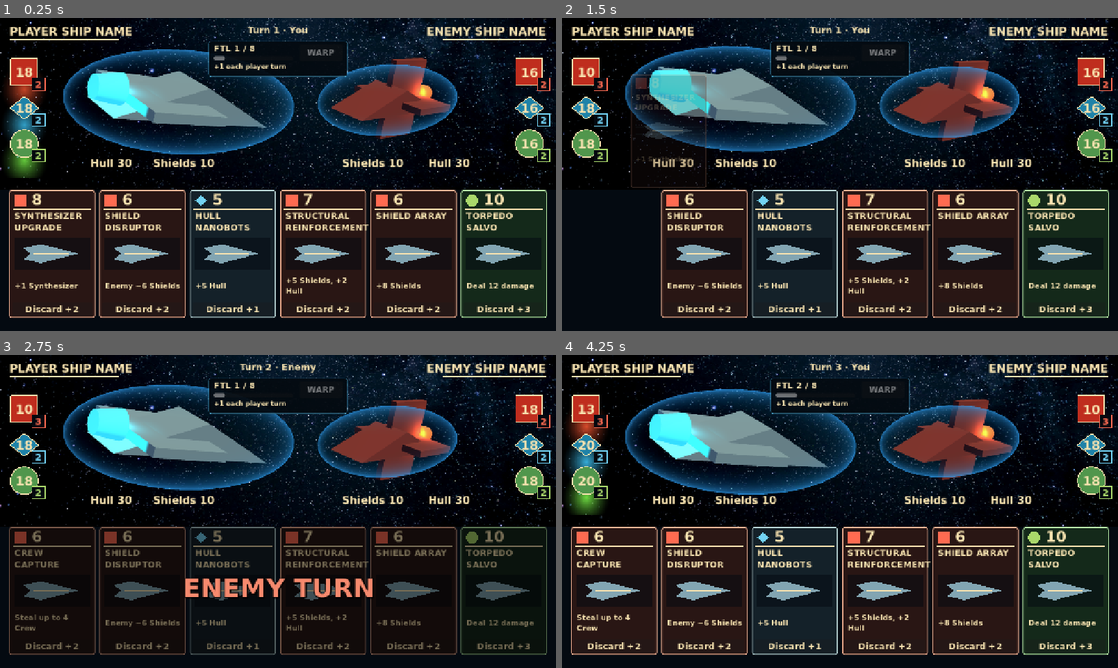
Above: before the commit, frames 1-4 (two rows, left to right).
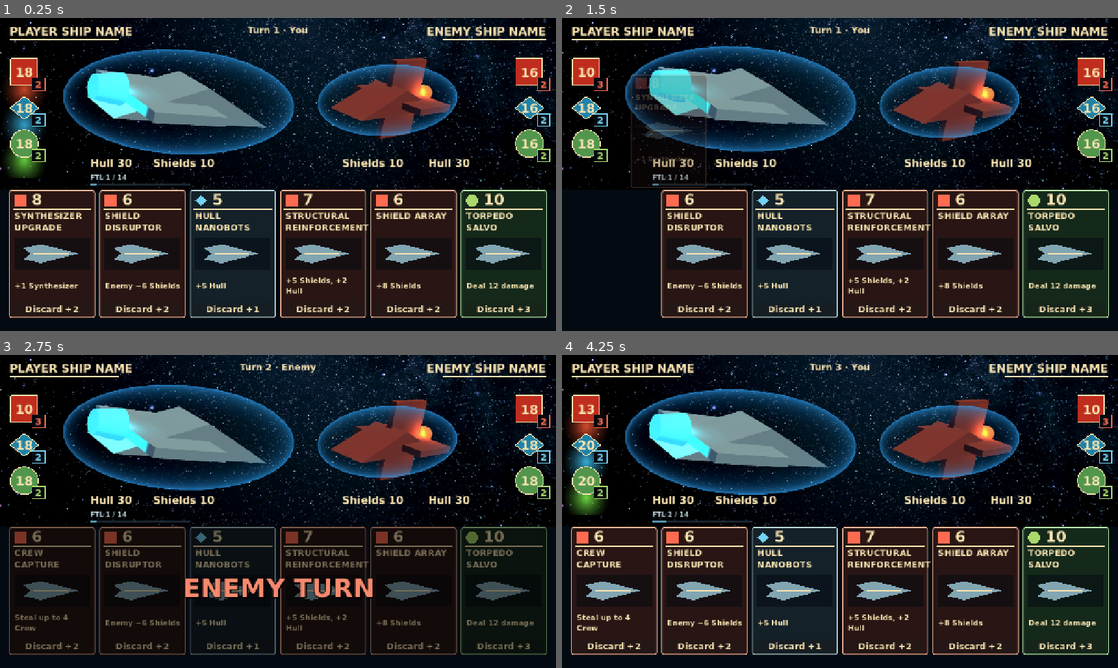
Above: after the commit, the same moments.

Repository: RPGMaster2000/arcospace
Game: Godot game, scene res://scenes/board_3d.tscn
Same seed, same stepped clock (60 frames per second), same inputs: the game is played once before the commit and once after it.
Inputs (mouse positions are in pixels of both pictures, inside the frame that each line leads up to):
- Up to frame 1 (0.25 s): no input
- Up to frame 2 (1.5 s): click "8" at 0.5 s; move the mouse to (962, 158) at 1.27 s; click (962, 158) at 1.42 s
- Up to frame 3 (2.75 s): drag from (166, 527) to (250, 574) at 2.02 s
- Up to frame 4 (4.25 s): move the mouse to (895, 442) at 2.77 s; click (895, 442) at 2.92 s; drag from (812, 574) to (673, 464) at 3.52 s

The runs differ from the first frame. In frame 1, 1.4% of the frame differs, in the area x 16-63%, y 7-54%; in frame 2, 1.4%; in frame 3, 1.4%; in frame 4, 1.4%.

Commit message:
Make FTL display subtle, charge in 14 turns and document tuning values

Diff:
--- a/scenes/board.tscn
+++ b/scenes/board.tscn
@@ -706,7 +706,7 @@
 text = "Hull 30"
 
 [node name="HandRule" type="Line2D" parent="." unique_id=187637948]
-position = Vector2(0, 16)
+position = Vector2(0, 32)
 points = PackedVector2Array(24, 359, 692.4546, 358.99997, 1256, 359)
 width = 1.0
 antialiased = true
@@ -1052,3 +1052,4 @@
 script = ExtResource("FTL")
 
 [node name="FTLPanel" parent="." instance=ExtResource("FTLPanel")]
+layout_mode = 1
--- a/scenes/ftl_panel.tscn
+++ b/scenes/ftl_panel.tscn
@@ -1,59 +1,49 @@
 [gd_scene format=3]
 
-[sub_resource type="StyleBoxFlat" id="PanelStyle"]
-bg_color = Color(0.015, 0.04, 0.065, 0.94)
-border_width_left = 1
-border_width_top = 1
-border_width_right = 1
-border_width_bottom = 1
-border_color = Color(0.3, 0.65, 0.8, 0.7)
-corner_radius_top_left = 5
-corner_radius_top_right = 5
-corner_radius_bottom_left = 5
-corner_radius_bottom_right = 5
+[sub_resource type="StyleBoxFlat" id="Track"]
+bg_color = Color(0.15, 0.22, 0.27, 0.65)
+[sub_resource type="StyleBoxFlat" id="Fill"]
+bg_color = Color(0.4, 0.7, 0.8, 0.8)
 
-[node name="FTLPanel" type="Panel"]
+[node name="FTLPanel" type="Control"]
+layout_mode = 1
 anchor_left = 0.5
 anchor_right = 0.5
-offset_left = -160.0
-offset_right = 160.0
-offset_top = 53.0
-offset_bottom = 135.0
+anchor_top = 1.0
+anchor_bottom = 1.0
+offset_left = -432.0
+offset_right = -61.0
+offset_top = -362.0
+offset_bottom = -335.0
 mouse_filter = 2
-theme_override_styles/panel = SubResource("PanelStyle")
 
 [node name="Charge" type="Label" parent="."]
-offset_left = 12.0
-offset_top = 5.0
-offset_right = 195.0
-offset_bottom = 31.0
-theme_override_font_sizes/font_size = 20
-text = "FTL 0 / 8"
+offset_right = 270.0
+offset_bottom = 20.0
+theme_override_colors/font_color = Color(0.7, 0.79, 0.82, 1)
+theme_override_font_sizes/font_size = 15
+text = "FTL 0 / 14"
+mouse_filter = 2
 
 [node name="Progress" type="ProgressBar" parent="."]
-offset_left = 12.0
-offset_top = 35.0
-offset_right = 195.0
-offset_bottom = 44.0
-max_value = 8.0
+offset_top = 23.0
+offset_right = 230.0
+offset_bottom = 27.0
+theme_override_styles/background = SubResource("Track")
+theme_override_styles/fill = SubResource("Fill")
+max_value = 14.0
 step = 1.0
 show_percentage = false
 mouse_filter = 2
 
-[node name="Status" type="Label" parent="."]
-offset_left = 12.0
-offset_top = 50.0
-offset_right = 308.0
-offset_bottom = 77.0
+[node name="WarpButton" type="Button" parent="."]
+visible = false
+offset_left = 280.0
+offset_top = -1.0
+offset_right = 365.0
+offset_bottom = 27.0
 theme_override_font_sizes/font_size = 15
-text = "+1 each player turn"
-
-[node name="WarpButton" type="Button" parent="."]
-offset_left = 210.0
-offset_top = 8.0
-offset_right = 308.0
-offset_bottom = 46.0
-theme_override_font_sizes/font_size = 19
 text = "WARP"
+flat = true
 disabled = true
-tooltip_text = "Win by escaping at 8/8 charge. Hull damage has a 20% chance to disable FTL for five player turns. Charge is preserved."
+tooltip_text = "Escape to win when FTL is fully charged and online."
--- a/scripts/battle_effects.gd
+++ b/scripts/battle_effects.gd
@@ -8,16 +8,24 @@
 const RESOURCES = ["materials", "energy", "crew"]
 const PRODUCTION = ["synthesizer", "reactor", "quarters"]
 const COLORS = [Color(1, 0.35, 0.2), Color(0.25, 0.8, 1), Color(0.5, 1, 0.3)]
+## TUNE: Set false to skip stat-change animations.
 @export var enabled: bool = true
 # Optional presentation targets; defaults preserve the original 2D board.
 @export var player_ship_path: NodePath = NodePath("PlayerShip")
 @export var enemy_ship_path: NodePath = NodePath("EnemyShip")
+## TUNE: Seconds between each integer when resources count up; smaller = faster.
 @export_range(0.02, 0.15, 0.005) var count_step_seconds: float = 0.035
+## TUNE: Seconds for ship hit/recoil feedback.
 @export_range(0.1, 2.0, 0.05) var hit_seconds: float = 0.3
+## TUNE: Seconds for the production icon pulse.
 @export_range(0.1, 2.0, 0.05) var production_seconds: float = 0.28
+## TUNE: Seconds for the hull repair sweep.
 @export_range(0.2, 3.0, 0.05) var repair_seconds: float = 1.0
+## TUNE: Seconds for shield activation/upgrade; 3D hit ripples are capped at 0.28 seconds.
 @export_range(0.2, 3.0, 0.05) var shield_seconds: float = 0.55
+## TUNE: 2D ship shake distance in pixels; this does not change 3D recoil.
 @export_range(0.0, 12.0, 0.5) var shake_pixels: float = 4.0
+## TUNE: Icon pulse size; 1.07 = 7% larger.
 @export_range(1.0, 1.2, 0.01) var icon_peak_scale: float = 1.07
 var busy: bool = false
 var cancelling: bool = false
--- a/scripts/board.gd
+++ b/scripts/board.gd
@@ -11,7 +11,9 @@
 @export var card_slots: Array[NodePath] = [NodePath("ShieldPlatingCard"),
 	NodePath("SynthesizerUpgradeCard"), NodePath("LaserBurstCard"),
 	NodePath("EnergyCellCard"), NodePath("QuartersUpgradeCard"), NodePath("TorpedoSalvoCard")]
+## TUNE: Hull amount that wins the match immediately.
 @export_range(1, 1000, 1) var hull_goal: int = 50
+## TUNE: Amount required in EACH of the three resources for resource victory.
 @export_range(1, 1000, 1) var resource_goal: int = 100
 var current_actor: String = "player"
 var turn_number: int = 1
@@ -26,28 +28,44 @@
 @onready var enemy_timer: Timer = $EnemyThinkTimer
 
 #PLAYER
+## TUNE: Starting hull for the player. Edit the board node in the Inspector if it has a saved override.
 @export var player_hull: int = 30
+## TUNE: Starting shields for the player. Edit the board node in the Inspector if it has a saved override.
 @export var player_shields: int = 10
 
+## TUNE: Starting materials for the player. Edit the board node in the Inspector if it has a saved override.
 @export var player_materials: int = 16
+## TUNE: Starting energy for the player. Edit the board node in the Inspector if it has a saved override.
 @export var player_energy: int = 16
+## TUNE: Starting crew for the player. Edit the board node in the Inspector if it has a saved override.
 @export var player_crew: int = 16
 
+## TUNE: Starting materials gained each player turn. Edit the board node in the Inspector if it has a saved override.
 @export var player_synthesizer: int = 2
+## TUNE: Starting energy gained each player turn. Edit the board node in the Inspector if it has a saved override.
 @export var player_reactor: int = 2
+## TUNE: Starting crew gained each player turn. Edit the board node in the Inspector if it has a saved override.
 @export var player_quarters: int = 2
 
 
 # ENEMY
+## TUNE: Starting hull for the enemy. Edit the board node in the Inspector if it has a saved override.
 @export var enemy_hull: int = 30
+## TUNE: Starting shields for the enemy. Edit the board node in the Inspector if it has a saved override.
 @export var enemy_shields: int = 10
 
+## TUNE: Starting materials for the enemy. Edit the board node in the Inspector if it has a saved override.
 @export var enemy_materials: int = 16
+## TUNE: Starting energy for the enemy. Edit the board node in the Inspector if it has a saved override.
 @export var enemy_energy: int = 16
+## TUNE: Starting crew for the enemy. Edit the board node in the Inspector if it has a saved override.
 @export var enemy_crew: int = 16
 
+## TUNE: Starting materials gained each enemy turn. Edit the board node in the Inspector if it has a saved override.
 @export var enemy_synthesizer: int = 2
+## TUNE: Starting energy gained each enemy turn. Edit the board node in the Inspector if it has a saved override.
 @export var enemy_reactor: int = 2
+## TUNE: Starting crew gained each enemy turn. Edit the board node in the Inspector if it has a saved override.
 @export var enemy_quarters: int = 2
 
 @onready var player_hull_label: Label = $PlayerHullLabel
@@ -87,6 +105,7 @@
 		var button: Button = get_node(card_slots[slot])
 		button.pressed.connect(_on_card_pressed.bind(slot))
 		button.discard_requested.connect(_discard_card.bind(slot))
+	# TUNE in the scene: EnemyThinkTimer > Wait Time sets the AI pause in seconds.
 	enemy_timer.timeout.connect(_on_enemy_timeout)
 	_begin_turn("player")
 
@@ -261,9 +280,15 @@
 	$MatchResult/Panel/Title.text = "WARP SUCCESS"
 
 func refresh_display() -> void:
-	$FTLPanel/Charge.text = "FTL %d / 8" % ftl.charge
+	var ftl_status: String = "FTL %d / %d" % [ftl.charge, ftl.FULL_CHARGE]
+	if ftl.disabled_turns > 0:
+		ftl_status += " · Offline (%d turns)" % ftl.disabled_turns
+	elif ftl.can_warp():
+		ftl_status += " · Ready"
+	$FTLPanel/Charge.text = ftl_status
+	$FTLPanel/Progress.max_value = ftl.FULL_CHARGE
 	$FTLPanel/Progress.value = ftl.charge
-	$FTLPanel/Status.text = "OFFLINE · %d player turns" % ftl.disabled_turns if ftl.disabled_turns > 0 else ("READY TO WARP" if ftl.can_warp() else "+1 each player turn")
+	$FTLPanel/WarpButton.visible = ftl.can_warp() and winner.is_empty()
 	$FTLPanel/WarpButton.disabled = not ftl.can_warp() or current_actor != "player" or resolving_card or battle_effects.busy or not winner.is_empty()
 	$MatchResult.visible = not winner.is_empty() and not resolving_card and not battle_effects.busy
 	$MatchResult/Panel/Title.text = "YOU WIN" if winner == "player" else "YOU LOSE"
--- a/scripts/card_data.gd
+++ b/scripts/card_data.gd
@@ -4,26 +4,32 @@
 
 # RESPONSIBILITY: Store Inspector-editable card data.
 # DOES NOT: Change game state or manage turns.
+## TUNE: Card title shown in the UI; edit each cards/*.tres resource in the Inspector.
 @export var card_name: String = "":
 	set(value):
 		card_name = value
 		emit_changed()
+## TUNE: Resource type spent to play this card.
 @export_enum("materials", "energy", "crew") var family: String = "materials":
 	set(value):
 		family = value
 		emit_changed()
+## TUNE: Resource amount needed to play the card.
 @export var cost: int = 0:
 	set(value):
 		cost = value
 		emit_changed()
+## TUNE: Displayed explanation only; update effects separately to change gameplay.
 @export_multiline var description: String = "":
 	set(value):
 		description = value
 		emit_changed()
+## TUNE: Gameplay amounts, e.g. damage: 6 or shields: 4. Use keys supported by card_effects.gd.
 @export var effects: Dictionary = {}:
 	set(value):
 		effects = value
 		emit_changed()
+## TUNE: Set true to grant another action, without extra income or FTL charge.
 @export var play_again: bool = false:
 	set(value):
 		play_again = value
--- a/scripts/card_motion_settings.gd
+++ b/scripts/card_motion_settings.gd
@@ -3,10 +3,18 @@
 
 # RESPONSIBILITY: Store editable card animation timing.
 # DOES NOT: Animate nodes or change match state.
+# Edit CardMotion > Settings in the board Inspector; saved values override these defaults.
+## TUNE: Set false to skip card animations.
 @export var enabled: bool = true
+## TUNE: Seconds for a played card to reach the center; smaller = faster.
 @export_range(0.01, 3.0, 0.01) var travel_seconds: float = 0.22
+## TUNE: Seconds the played card stays in the center for reading.
 @export_range(0.01, 3.0, 0.01) var hold_seconds: float = 0.5
+## TUNE: Seconds for the played card to leave and fade.
 @export_range(0.01, 3.0, 0.01) var exit_seconds: float = 0.24
+## TUNE: Seconds for the discard scanner to dissolve the card.
 @export_range(0.01, 3.0, 0.01) var discard_seconds: float = 0.44
+## TUNE: Seconds for a replacement card to appear.
 @export_range(0.01, 3.0, 0.01) var refill_seconds: float = 0.18
+## TUNE: Size of the presented card; 1.0 = original, 1.2 = 20% larger.
 @export_range(0.5, 1.5, 0.05) var stage_scale: float = 1.0
--- a/scripts/ftl_drive.gd
+++ b/scripts/ftl_drive.gd
@@ -2,8 +2,11 @@
 
 # RESPONSIBILITY: Player-only FTL charge and temporary disruption state.
 # DOES NOT: Advance turns, resolve damage, or declare the match winner.
-const FULL_CHARGE: int = 8
+## TUNE: Increase this for more player turns before warp; the counter and bar follow automatically.
+const FULL_CHARGE: int = 14
+## TUNE: Number of player turns with no charging or warp after an FTL failure.
 const DISABLED_TURNS: int = 5
+## TUNE: Failure probability per hull-damaging action: 0.2 = 20%, 0.0 = never, 1.0 = always.
 const FAILURE_CHANCE: float = 0.2
 var charge: int = 0
 var disabled_turns: int = 0
--- a/scripts/ship_3d.gd
+++ b/scripts/ship_3d.gd
@@ -17,12 +17,15 @@
 func _process(delta: float) -> void:
 	hover_time += delta
 	var phase: float = 1.7 if name == "EnemyShip" else 0.0
+	# TUNE: 7.0 = seconds per hover loop; 0.07 = vertical travel in 3D units.
 	position = rest_position + Vector3(0, sin(hover_time * TAU / 7.0 + phase) * 0.07, 0)
+	# TUNE: Below 5 hull, add critical shaking; 0.012 below controls shake distance.
 	if hull_strength < 5 and hull_strength > 0:
 		position += Vector3(sin(hover_time * 43.0), sin(hover_time * 57.0), 0) * 0.012
 
 func set_hull_strength(value: int) -> void:
 	hull_strength = value
+	# TUNE: Markings start below 15 hull, intensify below 5; 0.45 controls the mild coverage.
 	damage_material.set_shader_parameter("damage", 0.0 if value >= 15 else (1.0 if value < 5 else 0.45))
 
 func _ready() -> void:
@@ -57,6 +60,7 @@
 
 func set_shield_strength(value: int) -> void:
 	shield.visible = value > 0
+	# TUNE: 10.0 = shield strength required for full bubble opacity.
 	shield_material.set_shader_parameter("strength", clampf(value / 10.0, 0.0, 1.0))
 
 func animate_shield(tween: Tween, seconds: float, increase: bool = false) -> void:
--- a/scripts/turn_presentation.gd
+++ b/scripts/turn_presentation.gd
@@ -1,6 +1,7 @@
 extends Label
 
 # RESPONSIBILITY: Show whose turn it is without delaying or advancing turns.
+## TUNE: Seconds for the hand dimming and enemy-turn banner transition; smaller = faster.
 const FADE_SECONDS: float = 0.2
 var enemy_active: bool = false
 var transition: Tween
--- a/tests/ftl_test.gd
+++ b/tests/ftl_test.gd
@@ -10,16 +10,16 @@
 func run() -> void:
 	var drive = Drive.new()
 	root.add_child(drive)
-	for turn in range(8):
+	for turn in range(14):
 		drive.begin_player_turn()
 		check(drive.charge == turn + 1, "Charge once per player turn")
-	check(drive.can_warp(), "Ready at eight")
+	check(drive.can_warp(), "Ready at fourteen")
 	check(not drive.take_hull_damage(0, 0.0), "Shield-only hits cannot disrupt")
 	check(not drive.take_hull_damage(100, 0.2), "20 percent threshold is flat")
 	check(drive.take_hull_damage(1, 0.199), "Even one hull damage can disrupt")
 	for turn in range(5):
 		drive.begin_player_turn()
-		check(not drive.can_warp() and drive.charge == 8, "Five full turns blocked, charge retained")
+		check(not drive.can_warp() and drive.charge == 14, "Five full turns blocked, charge retained")
 		check(not drive.take_hull_damage(1, 0.0), "Further hits must not extend outage")
 	drive.begin_player_turn()
 	check(drive.can_warp(), "Ready on sixth turn after outage")
@@ -38,7 +38,7 @@
 	board._begin_turn("enemy")
 	board.enemy_timer.stop()
 	check(board.ftl.charge == 1, "Enemy turn never charges")
-	board.ftl.charge = 8
+	board.ftl.charge = 14
 	board._warp_out()
 	check(board.winner.is_empty(), "Cannot warp during enemy turn")
 	board.current_actor = "player"
